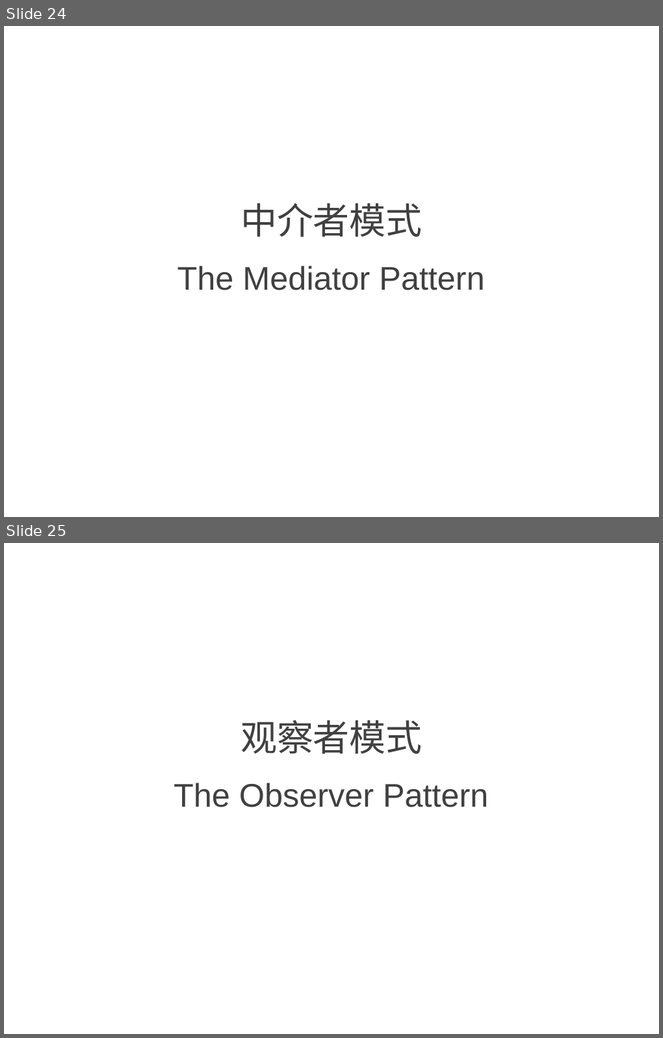
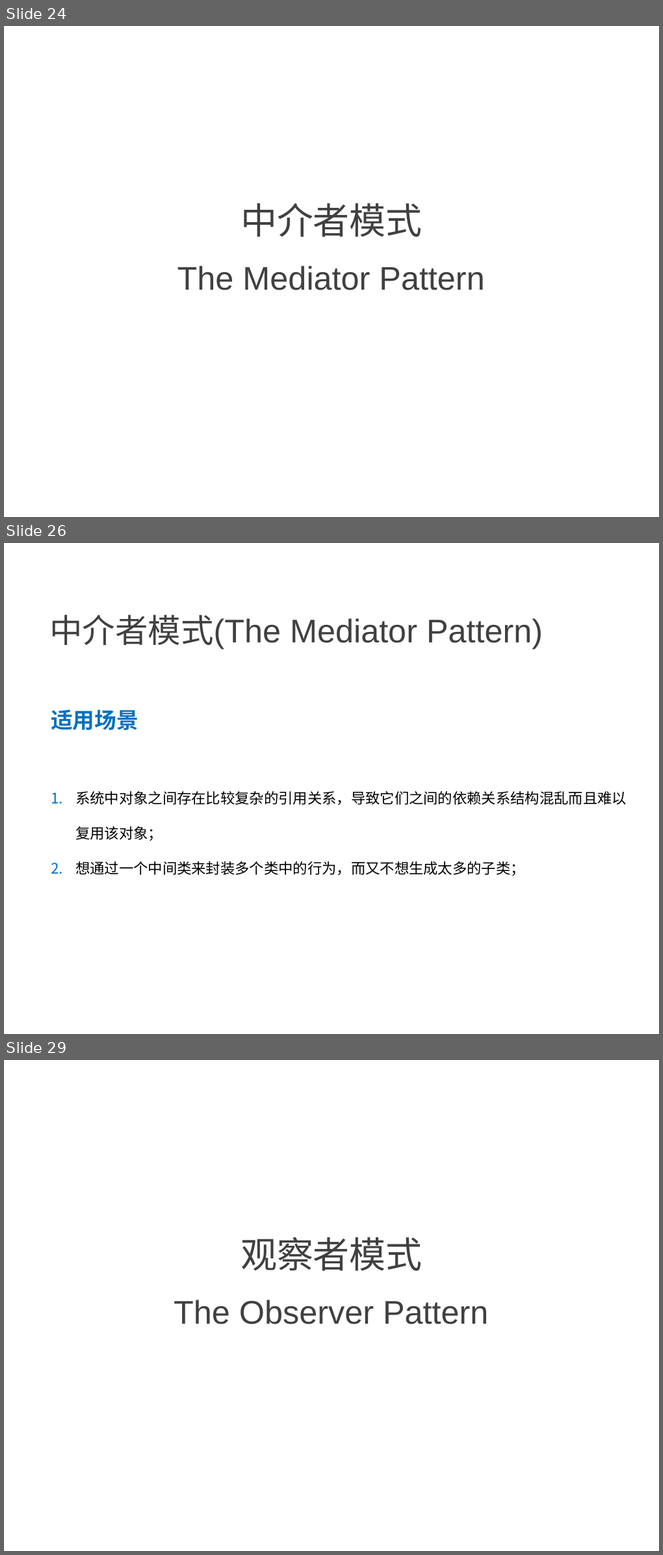
Before and after one commit to NewGr8Player/My-PPT, a slide deck: Design pattern/4.设计模式-行为型模式.pptx. Shown one above the other, each under a label of ours: slides 24 and 25 before the commit, slides 24, 26 and 29 after it; the slides between them are not shown. The pictures are 663x1038 and 663x1555 pixels, drawn with LibreOffice and Linux fonts; fonts in the diff are those of the drawing. Boxes give left, top, right and bottom in pixels: in the first picture for what was removed or moved away, otherwise in the second. Text is boxed around its words. In the diff, an @@ line names an element or a change of style, - is before the commit and + after.

```diff
--- a/Design pattern/4.设计模式-行为型模式.pptx
+++ b/Design pattern/4.设计模式-行为型模式.pptx
@@ slide 26 added at (4,543,659,1034), background #FFFFFF @@
@@ text added at (50,615,543,650), 36 pt, text #404040 @@
+中介者模式(The Mediator Pattern)
@@ text added at (51,709,627,876), 16 pt, text #000000 @@
+适用场景
+1. 系统中对象之间存在比较复杂的引用关系，导致它们之间的依赖关系结构混乱而且难以复用该对象；
+2. 想通过一个中间类来封装多个类中的行为，而又不想生成太多的子类；
@@ what was slide 25 is now slide 29 @@
```
Also in this commit, not shown: 1 slide changed, 12 other slides added.
